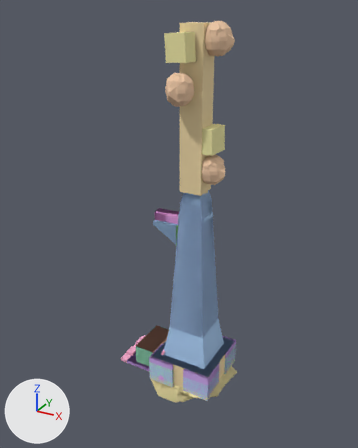
The glTF model assets/models/objects/hotzonemagnet.glb: old version first, new version second.
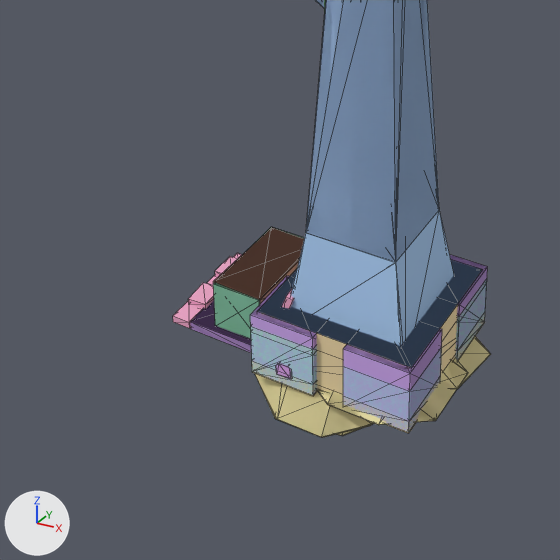
Old and new are each drawn whole from a 50 mm lens placed at (10.63, -21.13, 19.8), pointed at (-1.13, 0.25, 9.11) and again close up on the part from 16% to 73% of the width and 54% to 100% of the height. Lighting does not change. The marker at lower left points along +X, +Y and +Z. The last two pictures show the newer version. The close-ups show mesh edges as thin lines. Where no turn or scale is listed for an object, it has been applied to the vertices.

The scene before the commit, as lines of its bpy script (objects in view):
```python
me_s2_sm_hesco_stage3_01a = bpy.data.meshes.new('S2|SM_HESCO_Stage3_01a')
me_s2_sm_hesco_stage3_01a.from_pydata(...)  # a box spanning x -1.0..1.0, y -1.0..1.0, z -0.7..0.7
me_s2_sm_hesco_stage3_01a.materials.append(mat_s2_sm_hesco_stage3_01a)  # blue #a6d6ed
me_s5_sm_concretebase_03a = bpy.data.meshes.new('S5|SM_ConcreteBase_03a')
me_s5_sm_concretebase_03a.from_pydata(...)  # 8 vertices, 12 faces; spans x -0.96..0.96, y -1.42..1.42, z -0.1..0.1
me_s5_sm_concretebase_03a.materials.append(mat_s5_sm_concretebase_03a)  # purple #cfa6ed
ob_s2_sm_hesco_stage3_01a_0 = bpy.data.objects.new('S2|SM_HESCO_Stage3_01a#0', me_s2_sm_hesco_stage3_01a)
ob_s2_sm_hesco_stage3_01a_0.parent = ob_object
ob_s2_sm_hesco_stage3_01a_0.location = (1.091, -1.194, 0.525)
ob_s2_sm_hesco_stage3_01a_0.scale = (0.75, 0.75, 0.75)
ob_s2_sm_hesco_stage3_01a_3 = bpy.data.objects.new('S2|SM_HESCO_Stage3_01a#3', me_s2_sm_hesco_stage3_01a)
ob_s2_sm_hesco_stage3_01a_3.parent = ob_object
ob_s2_sm_hesco_stage3_01a_3.location = (-1.115, -1.194, 0.525)
ob_s2_sm_hesco_stage3_01a_3.scale = (0.75, 0.75, 0.75)
ob_s5_sm_concretebase_03a_0 = bpy.data.objects.new('S5|SM_ConcreteBase_03a#0', me_s5_sm_concretebase_03a)
ob_s5_sm_concretebase_03a_0.location = (-2.87, 0.01, 0.06)
# also in view: 'S4|SM_HESCO_Stage5_01a#3' at (-1.11, -1.19, 0.75); 'S5|SM_HESCO_Stage5_01a#3' at (-1.11, -1.19, 0.75); 'S5|SM_Pylon_5#0' at (0.0, 0.0, 9.6); 'S2|SM_TarpBox_03a#0' at (-2.65, -0.03, 0.72); 'S5|SM_HESCO_Stage5_01a#0' at (1.09, -1.19, 0.75)
```
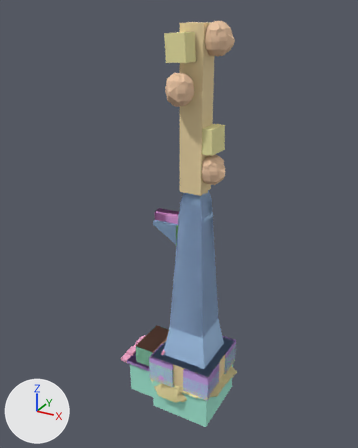
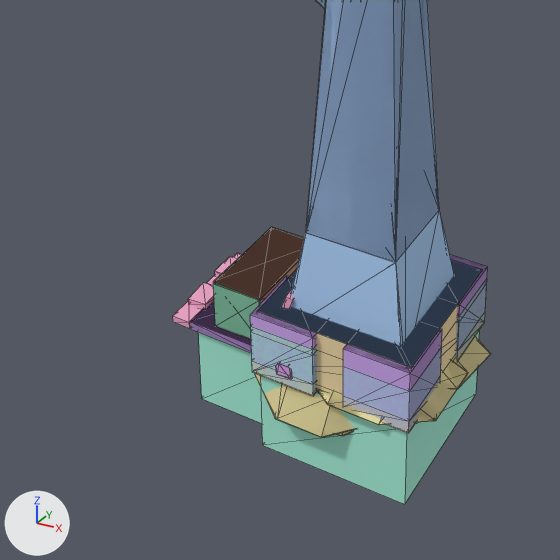
Where the change shows, as pixel boxes (x1, y1, x2, y2) in the close-ups (560 x 560 px):
'S6|SM_Foundation_HotzoneMagnet#0', added (green)
    after: (198, 331, 479, 504)

Patch to the scene script:
```diff
--- a/assets/models/objects/hotzonemagnet.glb.py
+++ b/assets/models/objects/hotzonemagnet.glb.py
@@ mat_s6_sm_foundation_hotzonemagnet @@
+mat_s6_sm_foundation_hotzonemagnet = principled_material('S6|SM_Foundation_HotzoneMagnet')
+mat_s6_sm_foundation_hotzonemagnet.base_color = (0.383, 0.85, 0.686)  # green #a6edd8
+mat_s6_sm_foundation_hotzonemagnet.roughness = 1.0
@@ me_s6_sm_foundation_hotzonemagnet @@
+me_s6_sm_foundation_hotzonemagnet.from_pydata(...)  # a box spanning x -0.74..2.72, y -1.87..1.87, z -1.03..1.03; a box spanning x -2.72..-0.31, y -1.3..1.26, z -1.03..1.03
+me_s6_sm_foundation_hotzonemagnet.materials.append(mat_s6_sm_foundation_hotzonemagnet)  # green #a6edd8
@@ ob_s6_sm_foundation_hotzonemagnet_0 @@
+ob_s6_sm_foundation_hotzonemagnet_0 = bpy.data.objects.new('S6|SM_Foundation_HotzoneMagnet#0', me_s6_sm_foundation_hotzonemagnet)
+ob_s6_sm_foundation_hotzonemagnet_0.location = (-0.97, 0.02, -1.03)
```
